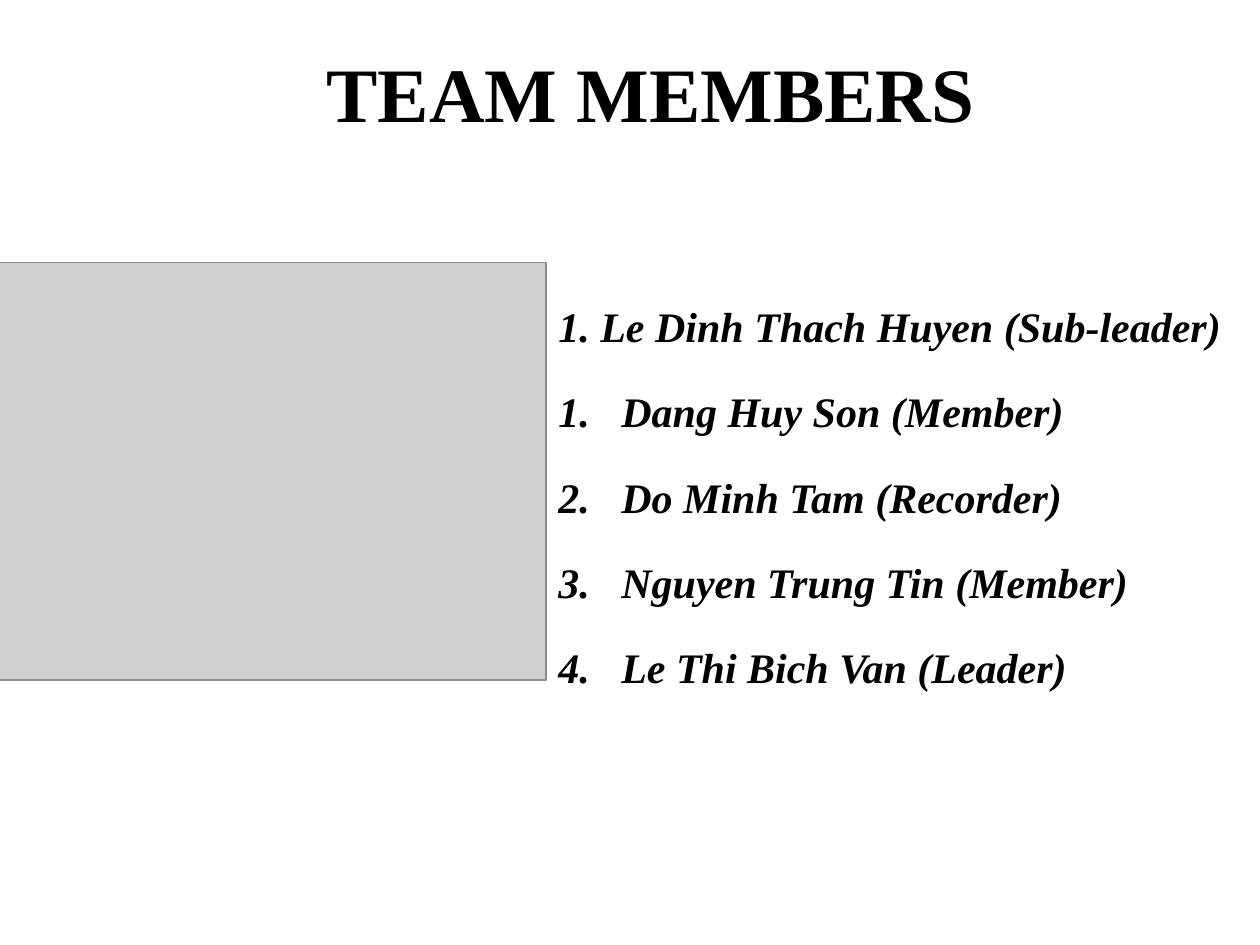
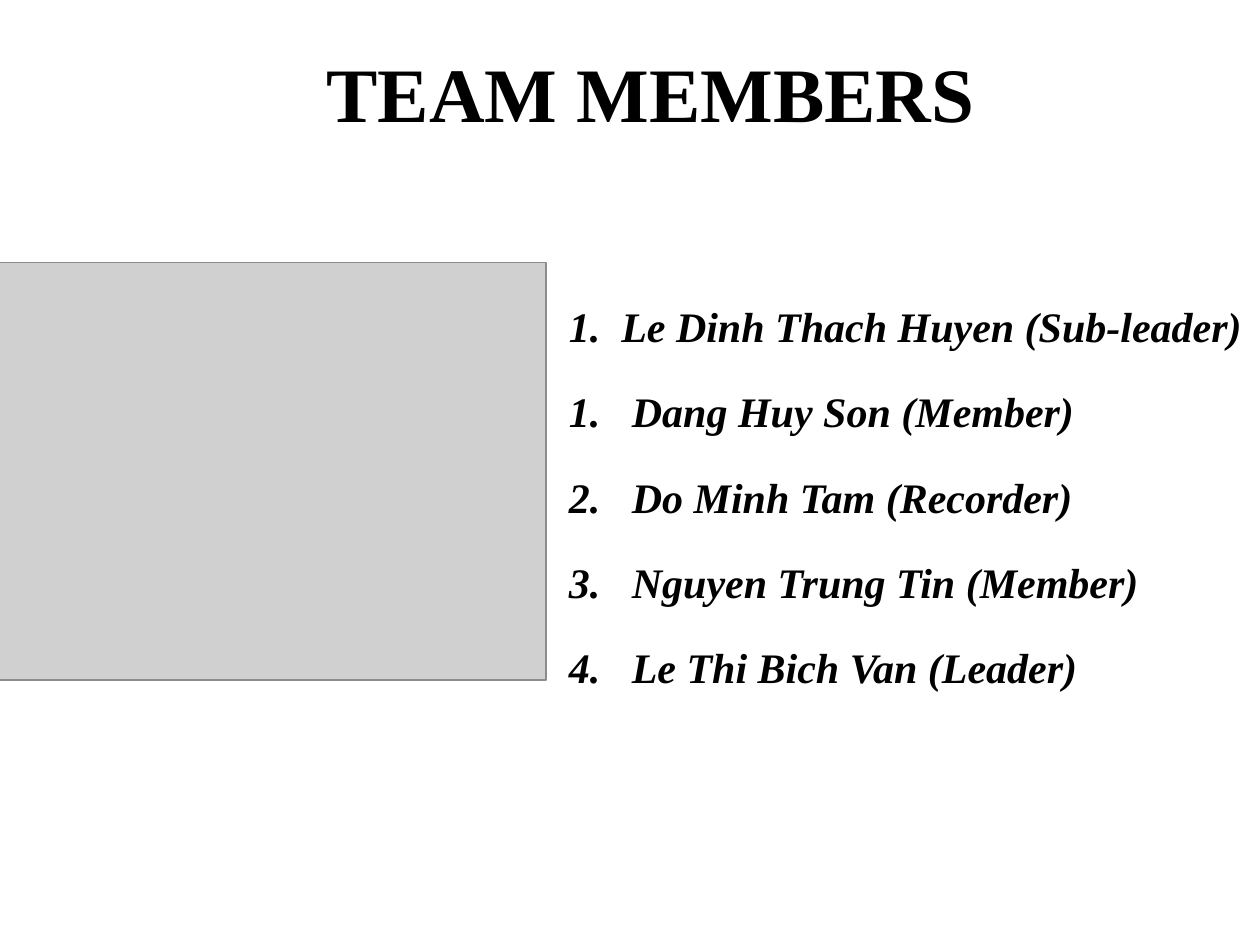
Before and after one commit to T138384/vlu-k15t1-team11, a slide deck: slide 2 of SMA - Software Measurement & Analysis/Asignment-01/K15T1-Team11-Team Assignment1/K15T1-Team11-Team Assignment1.ppt. Drawn at 1260x945 pixels with LibreOffice and Linux fonts; fonts in the diff are those of the drawing; grey boxes stand for pictures; background and template pictures are left out. Boxes give left, top, right and bottom in pixels: in the first picture for what was removed or moved away, otherwise in the second. Text is boxed around its words. In the diff, an @@ line names an element or a change of style, - is before the commit and + after.

```diff
--- a/SMA - Software Measurement & Analysis/Asignment-01/K15T1-Team11-Team Assignment1/K15T1-Team11-Team Assignment1.ppt
+++ b/SMA - Software Measurement & Analysis/Asignment-01/K15T1-Team11-Team Assignment1/K15T1-Team11-Team Assignment1.ppt
@@ text "1. Le Dinh Thach Huyen ..." rewrapped from <box>558,313,1221,692</box> to <box>569,313,1242,692</box> @@
```
Also in this commit, not shown: 5 other slides changed, 2 other files.
